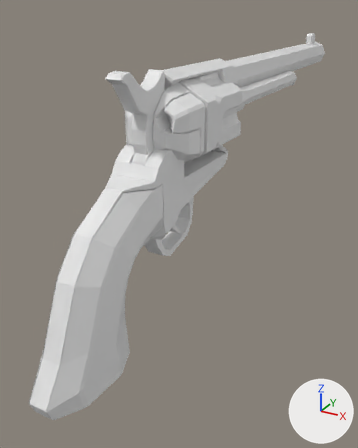
The glTF model Meshes/Weapons/Colt_SAA.glb, before and after one commit.
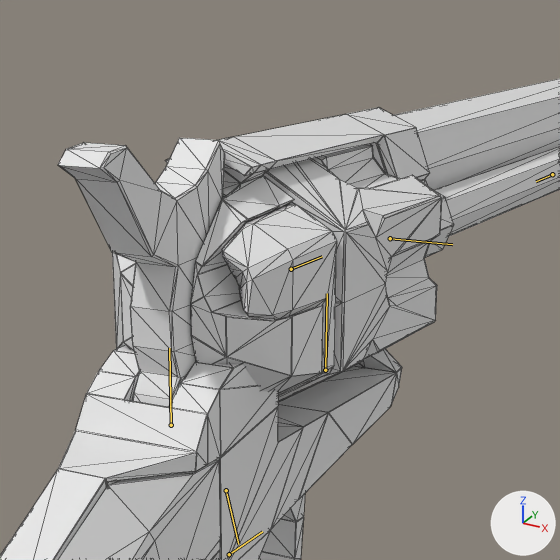
Each version appears first whole from a 50 mm camera at (1.72, -2.93, 1.44) aimed at (-0.27, 0.68, -0.36), and next in a close-up on the part from 24% to 80% of the width and 4% to 49% of the height. Arrows for +X, +Y and +Z are at lower right; the lights stay in place. The older version's two pictures come first. Both versions are drawn at frame 20 of the action 'Open_Hatch'; the numbers are the values there. The bones that change, and the others that lie on the model, are drawn over the model as lines in the close-ups. The close-ups show mesh edges as thin lines.

The first close-up shows 'Barrel', 'Cylinder', 'GunFrame', 'Hammer', 'Handles', 'Hatch'.
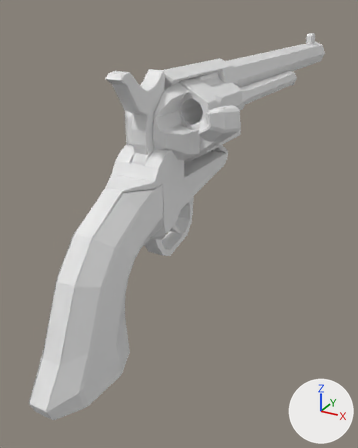
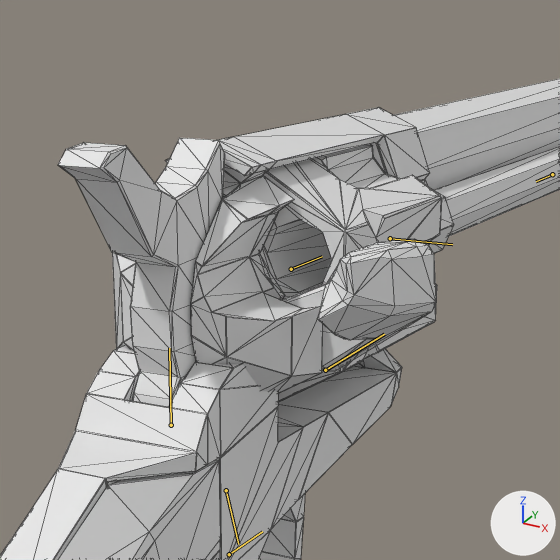
Boxes [x1, y1, x2, y2] around the edits, measured in the close-ups (560 x 560 px):
'Hatch', posed: before [222, 205, 337, 398]; after [283, 239, 436, 371]
bone 'Hatch', root to tip: before (325, 370) to (327, 293); after (325, 370) to (384, 334)

The change in detail:
Bone 'Hatch' (bone_hatch) turns from (0, 0, 0) to (0, 0, 55) degrees about its own x, y and z.
